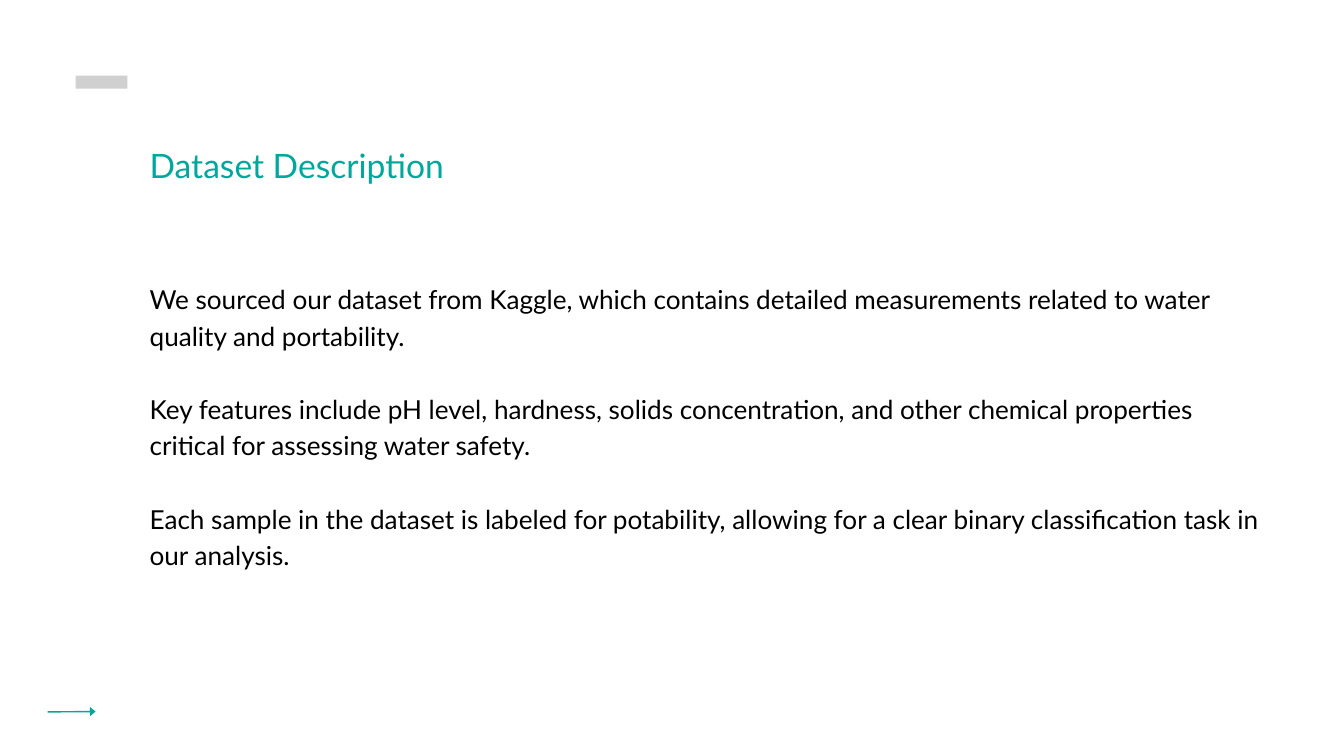
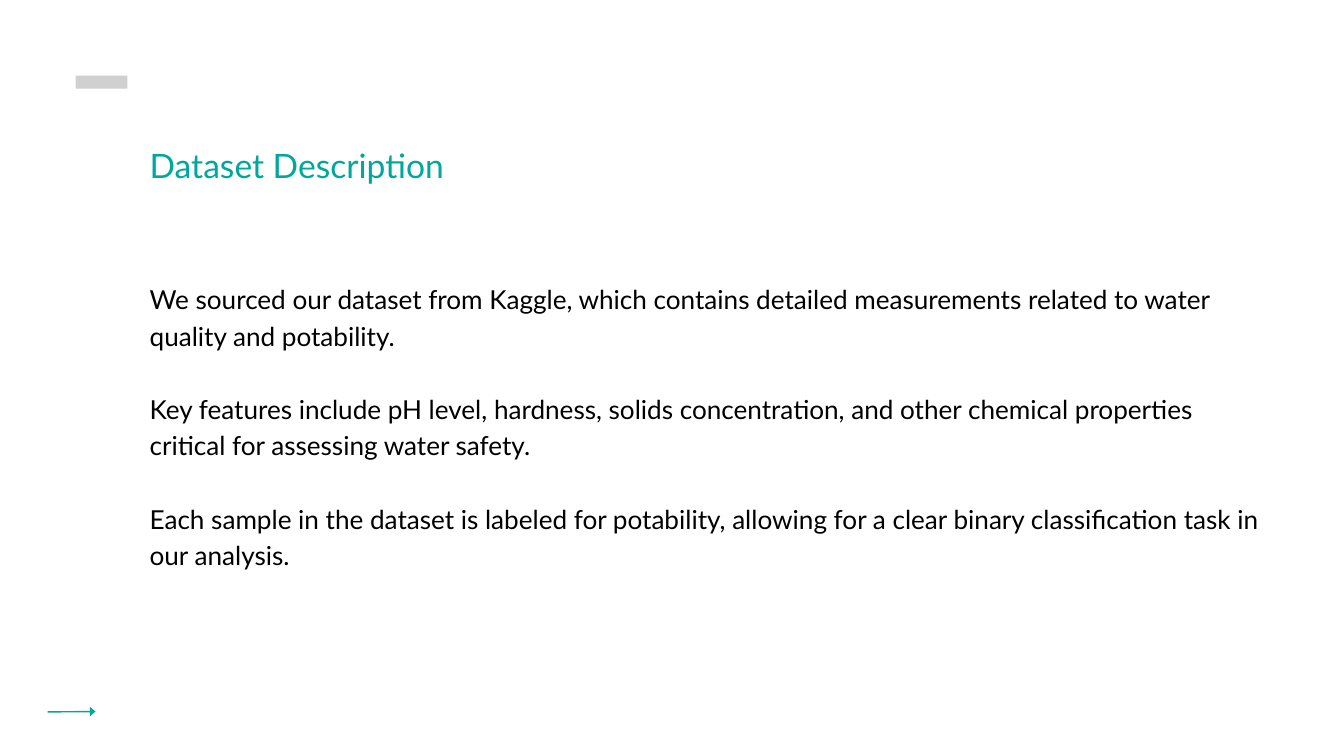
Before and after one commit to ERAA1997/Project-4-UoB, a slide deck: slide 4 of Project 4 Presentation.pptx. Drawn at 1344x756 pixels with LibreOffice and Linux fonts; fonts in the diff are those of the drawing; grey boxes stand for pictures. Boxes give left, top, right and bottom in pixels: in the first picture for what was removed or moved away, otherwise in the second. Text is boxed around its words. In the diff, an @@ line names an element or a change of style, - is before the commit and + after.

```diff
--- a/Project 4 Presentation.pptx
+++ b/Project 4 Presentation.pptx
@@ text at (x1=150, y1=289, x2=1210, y2=350): text changed @@
-We sourced our dataset from Kaggle, which contains detailed measurements related to water quality and portability.
+We sourced our dataset from Kaggle, which contains detailed measurements related to water quality and potability.
```
Also in this commit, not shown: 1 other slide changed, 1 other file.
